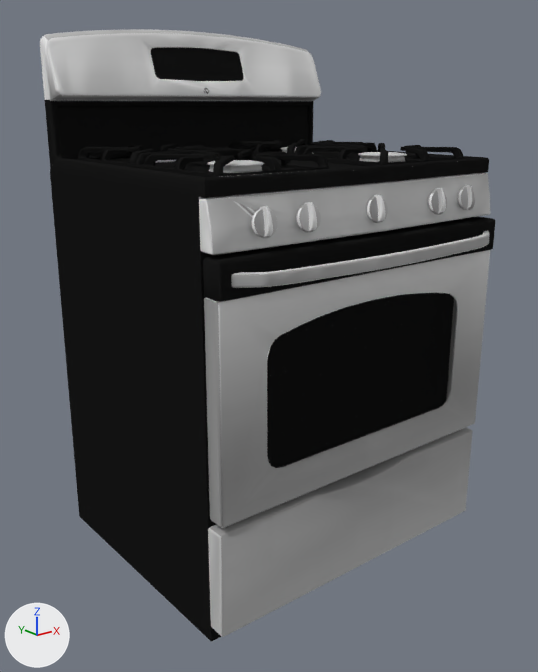
Two versions of the Blender file Ranges/GE_JGB282SETSS_DC.blend, one commit apart.
Before and after are seen from a 50 mm lens placed at (-0.681, -1.653, 1.029), pointed at (0.349, -0.365, 0.514). Lighting does not change. The marker at lower left points along +X, +Y and +Z.

Objects in the first picture: 'GE JGB282SETSS_DC'.
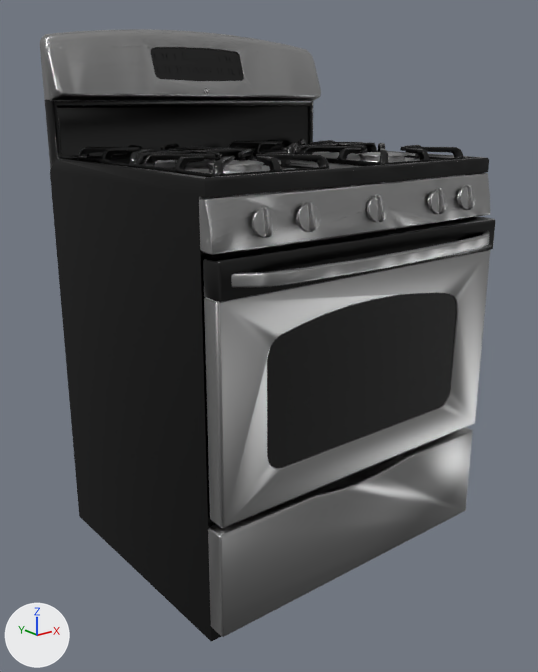
Location of each change, [x1, y1, x2, y2] in pixels of the pictures (538 x 672 px):
part 1 of me_mesh_003, recoloured: [40, 29, 491, 637] in both
part 2 of me_mesh_003, recoloured: [45, 48, 495, 641] in both
part 3 of me_mesh_003, recoloured: [267, 293, 456, 468] in both

Diff of the bpy script that builds the scene:
```diff
--- a/Ranges/GE_JGB282SETSS_DC.blend.py
+++ b/Ranges/GE_JGB282SETSS_DC.blend.py
@@ ng_brushed @@
+ng_brushed = bpy.data.node_groups.new('Brushed', 'ShaderNodeTree')
+# nodes: Mapping, TexNoise, ValToRGB
+# colours: black #000000, grey #737373, white #ffffff
@@ ng_absorbtion_level @@
+ng_absorbtion_level = bpy.data.node_groups.new('Absorbtion Level', 'ShaderNodeTree')
+# nodes: LightPath, Math, NewGeometry
@@ ng_colors_005 @@
+ng_colors_005 = bpy.data.node_groups.new('Colors.005', 'ShaderNodeTree')
+# nodes: RGB
+# colours: white #e7e7e7, grey #aaaaaa, black #343434, yellow #e7e700, orange #bc8300, red #b60000, pink #da95bc, pink #aa007c
@@ ng_specularreflexion_005 @@
+ng_specularreflexion_005 = bpy.data.node_groups.new('SpecularReflexion.005', 'ShaderNodeTree')
+# nodes: BsdfAnisotropic, Math, MixShader
+# colours: white #e7e7e7
@@ ng_contrastglossy_005 @@
+ng_contrastglossy_005 = bpy.data.node_groups.new('ContrastGlossy.005', 'ShaderNodeTree')
+# nodes: BrightContrast, BsdfAnisotropic, Fresnel, Math, Mix, MixShader
+# colours: grey #bcbcbc
@@ mat_stainless_steel @@
+mat_stainless_steel = bpy.data.materials.new('Stainless Steel')
+# nodes: BsdfAnisotropic, Bump, Fresnel, Gamma, Group, LayerWeight, MixShader, OutputMaterial, TexCoord, ValToRGB
+# colours: grey #b1b1b1, dark grey #595959
@@ mat_black_glass @@
+mat_black_glass = bpy.data.materials.new('Black Glass')
+# nodes: AddShader, BsdfAnisotropic, BsdfGlass, BsdfTransparent, Group, HueSaturation, LayerWeight, LightPath, Mix, MixShader, OutputMaterial, RGB, RGBCurve
+# colours: black #212121, dark grey #49494a
@@ mat_black_anodized_metal @@
+mat_black_anodized_metal = bpy.data.materials.new('Black Anodized Metal')
+# nodes: Fresnel, Group, LayerWeight, OutputMaterial
+# colours: white #e7e7e7
@@ me_mesh_003 @@
 me_mesh_003.from_pydata(...)  # 14207 vertices, 13634 faces; spans x 0.005..0.767, y -0.72..-0.005, z 0.001..1.194
 # used by ob_ge_jgb282setss_dc; parent = ob_bpassembly_new_assembly; location = (0.0, 0.0, 0.0)
+# me_mesh_003 part 1: all 8070 faces that had it switch from mat_metal_corrogated_shiny to mat_stainless_steel
+# me_mesh_003 part 2: all 4737 faces that had it switch from mat_2 to mat_black_anodized_metal
+# me_mesh_003 part 3: all 1 face that had it switch from mat_3 to mat_black_glass
 me_mesh_003.materials.append(mat_default)
```
